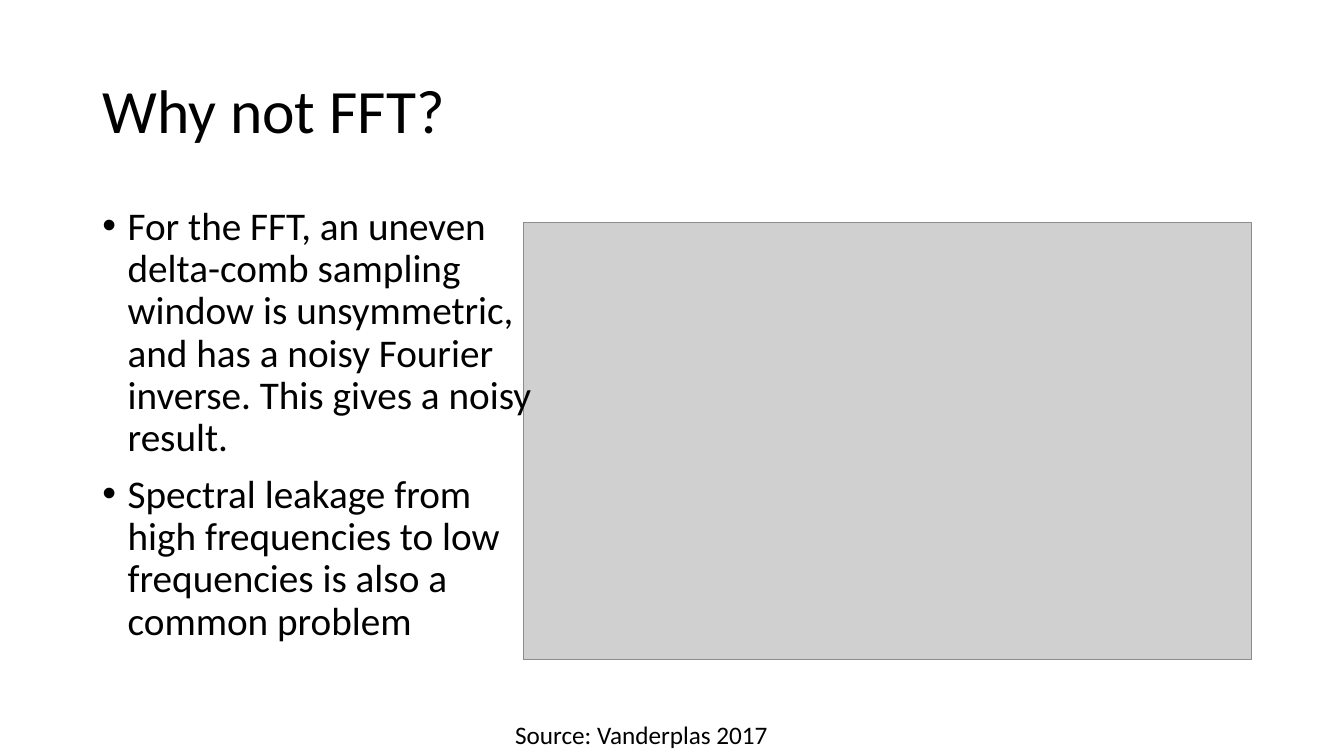
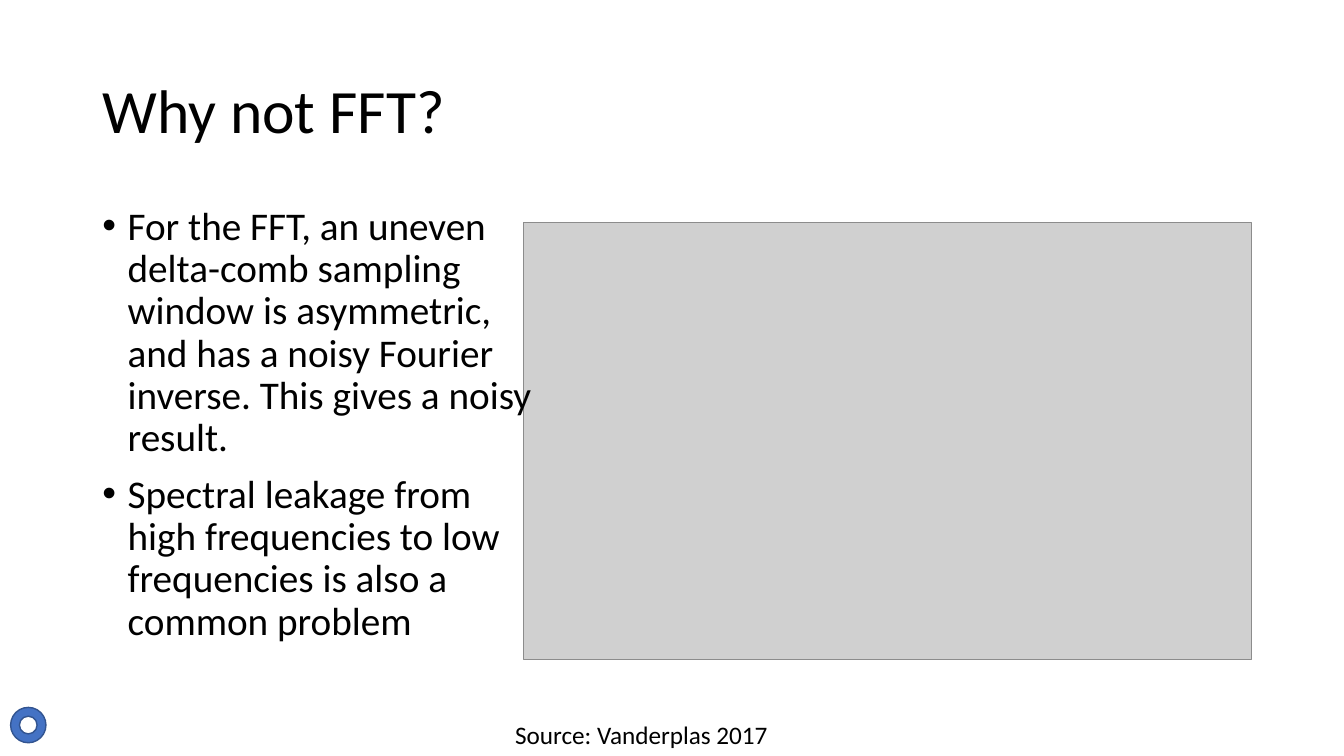
Before and after one commit to Tsintsuntsini/PHYS_581, a slide deck: slide 5 of Presentation2/The Lomb-Scargle Algorithm-v2.pptx. Drawn at 1344x756 pixels with LibreOffice and Linux fonts; fonts in the diff are those of the drawing; grey boxes stand for pictures. Boxes give left, top, right and bottom in pixels: in the first picture for what was removed or moved away, otherwise in the second. Text is boxed around its words. In the diff, an @@ line names an element or a change of style, - is before the commit and + after.

```diff
--- a/Presentation2/The Lomb-Scargle Algorithm-v2.pptx
+++ b/Presentation2/The Lomb-Scargle Algorithm-v2.pptx
@@ text at [128,212,532,452]: text changed @@
-• For the FFT, an uneven delta-comb sampling window is unsymmetric, and has a noisy Fourier inverse. This gives a noisy result.
+• For the FFT, an uneven delta-comb sampling window is asymmetric, and has a noisy Fourier inverse. This gives a noisy result.
@@ donut added at [11,708,46,743], fill #4472C4, outline #325491 1 pt @@
```
Also in this commit, not shown: 3 other slides changed.
